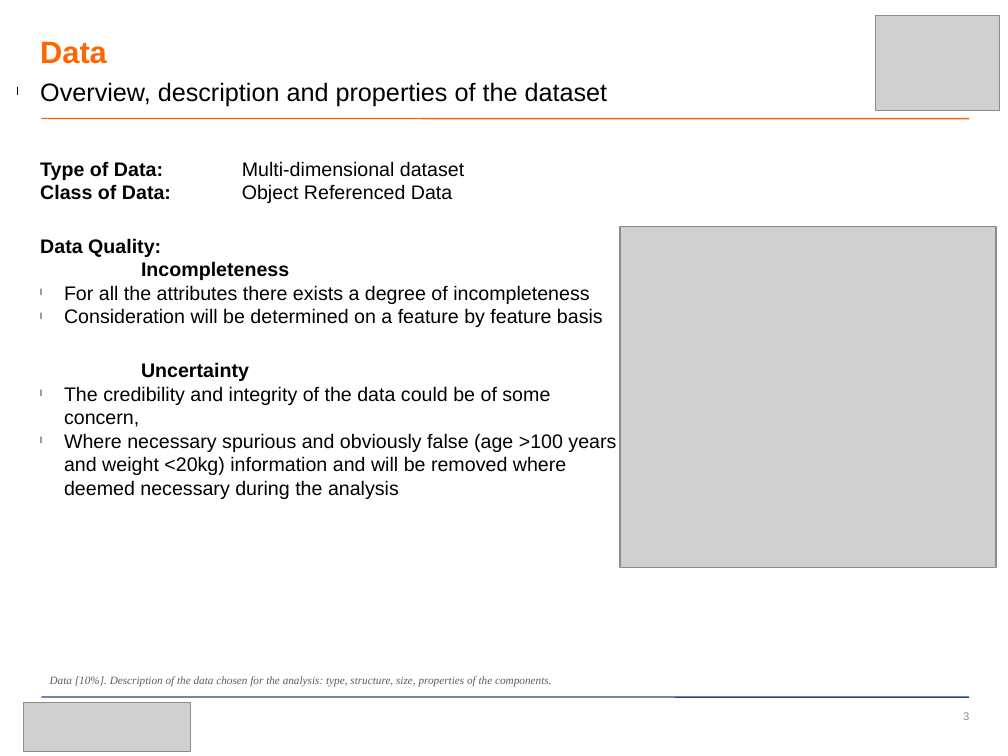
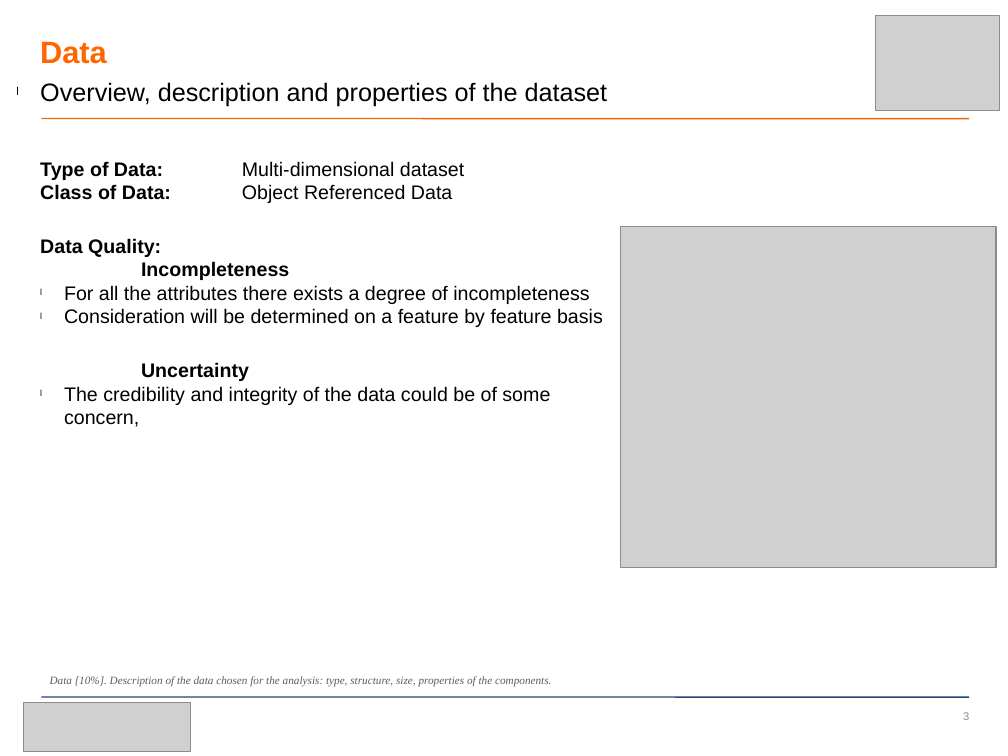
Before and after one commit to AkiraKane/CityUniversity2014, a slide deck: slide 3 of Visual_Analytics/Visual_Analytics_Powerpoint.pptx. Drawn at 1008x756 pixels with LibreOffice and Linux fonts; fonts in the diff are those of the drawing; grey boxes stand for pictures; background and template pictures are left out. Boxes give left, top, right and bottom in pixels: in the first picture for what was removed or moved away, otherwise in the second. Text is boxed around its words. In the diff, an @@ line names an element or a change of style, - is before the commit and + after.

```diff
--- a/Visual_Analytics/Visual_Analytics_Powerpoint.pptx
+++ b/Visual_Analytics/Visual_Analytics_Powerpoint.pptx
@@ text at [64, 433, 616, 499]: paragraph removed @@
-l Where necessary spurious and obviously false (age >100 years and weight <20kg) information and will be removed where deemed necessary during the analysis
```
Also in this commit, not shown: 4 other slides changed, 1 slide added, 1 slide removed, 4 other files.
